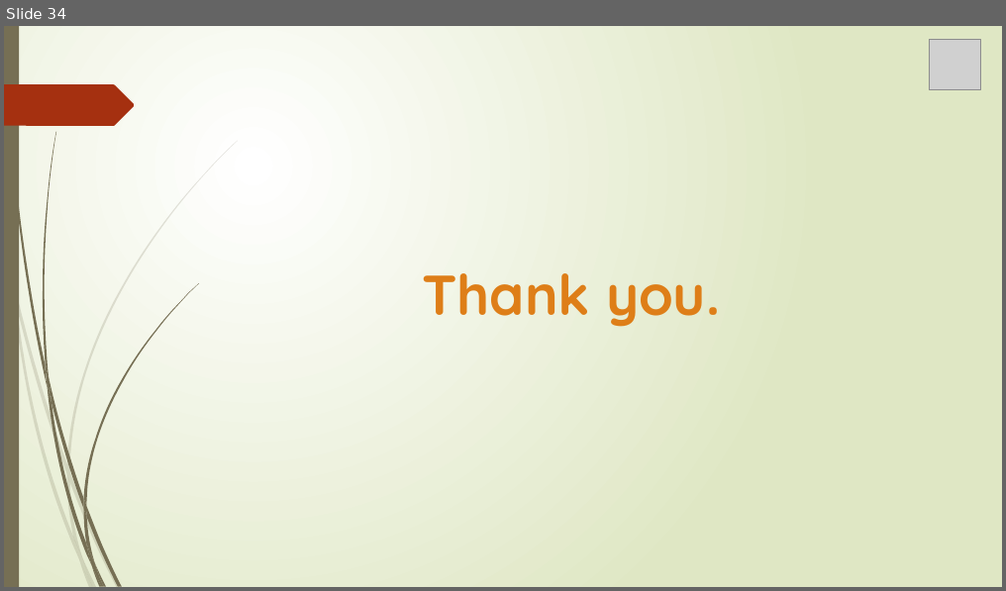
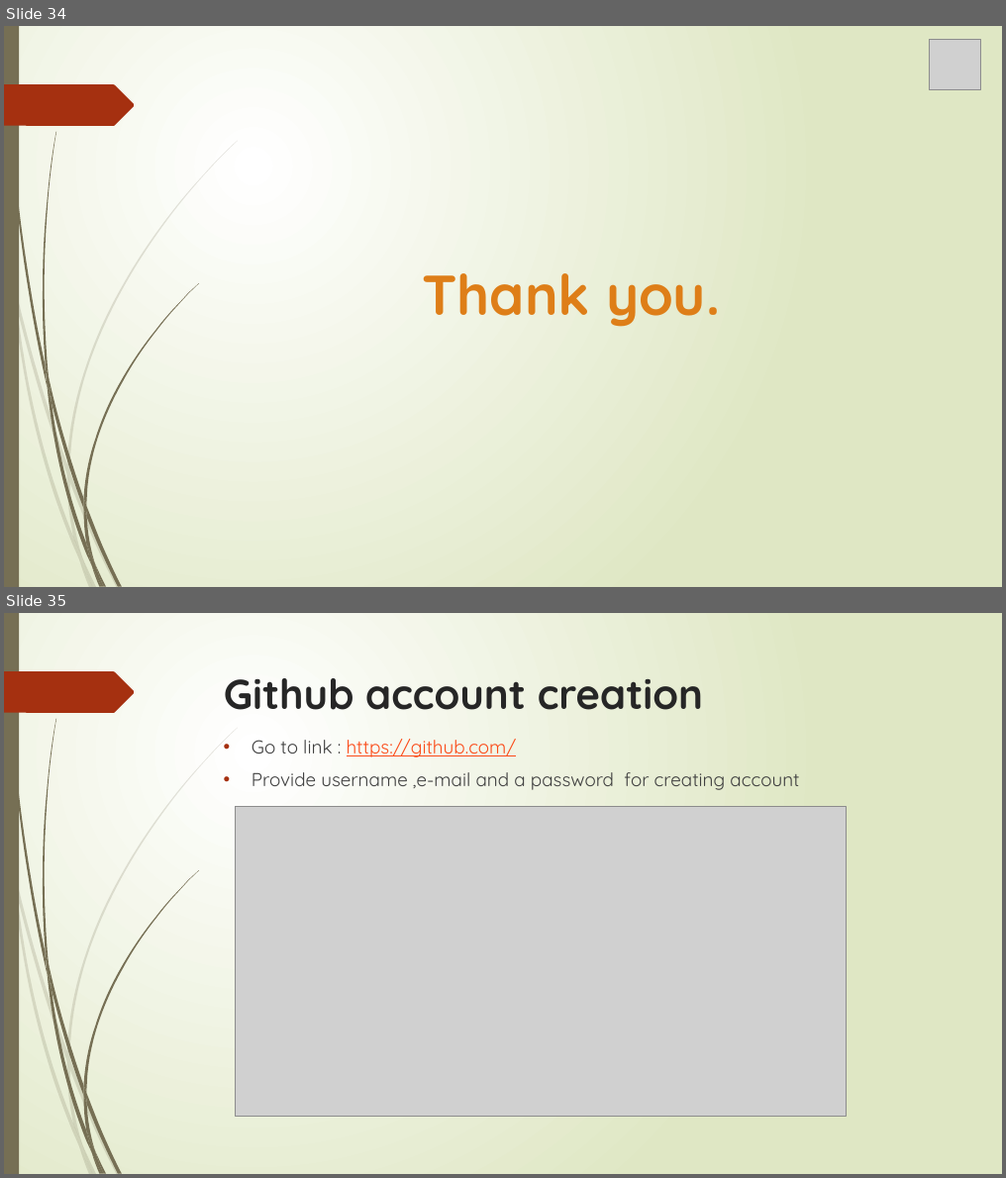
Before and after one commit to MaryGreeshma/testrepo, a slide deck: Git.pptx. Shown one above the other, each under a label of ours: slide 34 before the commit, slides 34 and 35 after it. The pictures are 1006x591 and 1006x1178 pixels, drawn with LibreOffice and Linux fonts; fonts in the diff are those of the drawing; grey boxes stand for pictures. Boxes give left, top, right and bottom in pixels: in the first picture for what was removed or moved away, otherwise in the second. Text is boxed around its words. In the diff, an @@ line names an element or a change of style, - is before the commit and + after.

```diff
--- a/Git.pptx
+++ b/Git.pptx
@@ slide 35 added at (4, 613, 1002, 1174), background gradient #FFFFFF to #DFE8C4; not listed: 24 template elements that a slide beside it also shows @@
@@ title added at (224, 678, 703, 710), 40 pt, text #262626, bold @@
+Github account creation
@@ text added at (252, 739, 799, 790), 18 pt, text #404040 @@
+• Go to link : https://github.com/
+• Provide username ,e-mail and a password for creating account
@@ picture added at (235, 806, 846, 1116) @@
```
Also in this commit, not shown: 1 slide changed, 15 other slides added.
